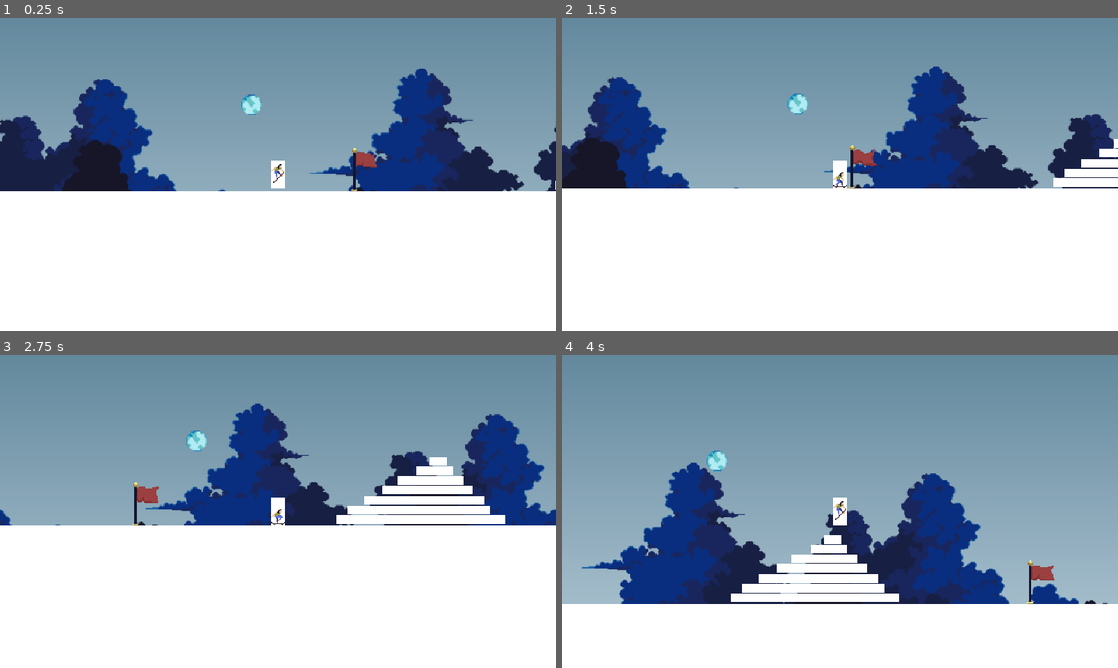
Above: before the commit, frames 1-4 (two rows, left to right).
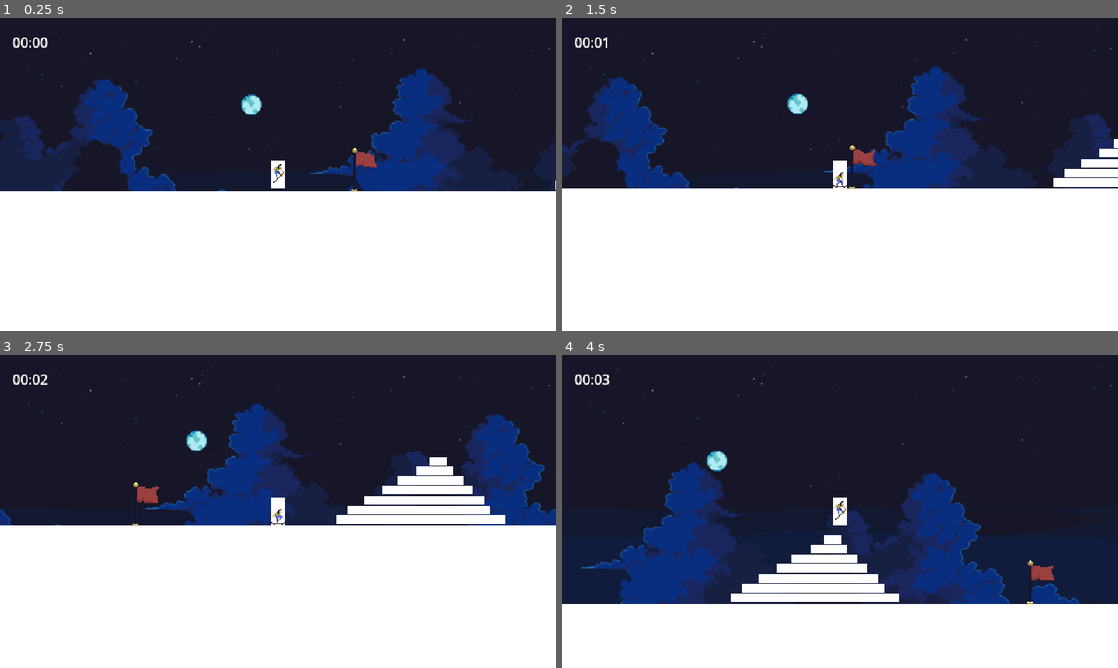
Above: after the commit, the same moments.

Repository: Minipeps/SpeedJam-8
Game: Godot game, scene res://2D/TestPlayerLevel.tscn
Two runs of this game, one before a commit and one after it. Both use one fixed random seed, a clock stepped at 60 frames per second and the inputs below. This scene is started directly instead of the project's main scene.
Inputs (mouse positions are in pixels of both pictures, inside the frame that each line leads up to):
- Up to frame 1 (0.25 s): no input
- Up to frame 2 (1.5 s): tap Enter (ui_accept) at 0.5, 0.77 s; move the mouse to (962, 158) at 0.52 s; hold Right (player_move_right) 0.53-1.28 s; tap C (display_end_screen_lose) at 0.6 s; move the mouse to (728, 190) at 1.27 s; hold Down (player_move_down) from 1.28 s (still down); tap X (display_end_screen_win) at 1.35 s
- Up to frame 3 (2.75 s): tap Enter (ui_accept) at 1.52 s; move the mouse to (333, 442) at 2.02 s; release Down (player_move_down) at 2.03 s; hold Right (player_move_right) from 2.03 s (still down); tap C (display_end_screen_lose) at 2.1 s
- Up to frame 4 (4 s): move the mouse to (812, 574) at 2.77 s; release Right (player_move_right) at 2.78 s; hold Up (player_move_up) 2.78-3.53 s; tap X (display_end_screen_win) at 2.85 s; tap Enter (ui_accept) at 3.02, 3.77 s; move the mouse to (1006, 558) at 3.52 s; hold Left (player_move_left) from 3.53 s (still down); tap C (display_end_screen_lose) at 3.6 s

The runs differ from the first frame. In frame 1, 42% of the frame differs, in the area x 0-100%, y 0-56%; in frame 2, 41%; in frame 3, 41%; in frame 4, 61%, in the area x 0-100%, y 0-80%.

Commit message:
Checkpoint & Timer

Diff:
--- a/2D/Level.gd
+++ b/2D/Level.gd
@@ -4,7 +4,7 @@
 
 # Called when the node enters the scene tree for the first time.
 func _ready() -> void:
-	pass # Replace with function body.
+	$CanvasLayer/Timer.restart_timer()
 
 # Called every frame. 'delta' is the elapsed time since the previous frame.
 func _process(delta: float) -> void:
@@ -22,3 +22,4 @@
 	if LAST_CHECKPOINT != null:
 		$Player2d.position = LAST_CHECKPOINT.position
 		$Player2d.reset_player()
+		LAST_CHECKPOINT = null
--- a/2D/TestPlayerLevel.tscn
+++ b/2D/TestPlayerLevel.tscn
@@ -1,9 +1,10 @@
-[gd_scene load_steps=8 format=3 uid="uid://bdvcv3bw5ysdy"]
+[gd_scene load_steps=9 format=3 uid="uid://bdvcv3bw5ysdy"]
 
 [ext_resource type="PackedScene" uid="uid://hhg3splfg7rx" path="res://Parallax/Parallax.tscn" id="1_6kcr6"]
 [ext_resource type="Script" path="res://2D/Level.gd" id="1_q10ro"]
 [ext_resource type="PackedScene" uid="uid://c7cx7wyya1ssx" path="res://2D/Player/Player2D.tscn" id="2_h8e3e"]
 [ext_resource type="PackedScene" uid="uid://b7qnyrfh2v8ve" path="res://Checkpoint/checkpoint.tscn" id="2_hkyd4"]
+[ext_resource type="PackedScene" uid="uid://d1dl5o2l103yq" path="res://Timer/Timer.tscn" id="5_6qi12"]
 
 [sub_resource type="RectangleShape2D" id="RectangleShape2D_qc0ds"]
 size = Vector2(640, 200)
@@ -99,3 +100,7 @@
 
 [node name="Checkpoint_2" parent="Checkpoints" instance=ExtResource("2_hkyd4")]
 position = Vector2(979, 175)
+
+[node name="CanvasLayer" type="CanvasLayer" parent="."]
+
+[node name="Timer" parent="CanvasLayer" instance=ExtResource("5_6qi12")]
--- a/Parallax/Parallax.tscn
+++ b/Parallax/Parallax.tscn
@@ -1,7 +1,7 @@
 [gd_scene load_steps=5 format=3 uid="uid://hhg3splfg7rx"]
 
-[ext_resource type="Texture2D" uid="uid://c4674w0up0gts" path="res://Sprites/Parallax/sky.png" id="1_68ogj"]
 [ext_resource type="Texture2D" uid="uid://nj88m1lrjc0h" path="res://Sprites/Parallax/parallax_2.png" id="1_sifxs"]
+[ext_resource type="Texture2D" uid="uid://7084gwbwnmsx" path="res://Sprites/Parallax/parallax_1.png" id="2_grs37"]
 [ext_resource type="Texture2D" uid="uid://ca4j4j6ts8lqg" path="res://Sprites/Parallax/parallax_3.png" id="3_wjtfg"]
 [ext_resource type="Texture2D" uid="uid://dos0sw5ii264p" path="res://Sprites/Parallax/parallax_4.png" id="4_kxutt"]
 
@@ -14,7 +14,7 @@
 [node name="Sprite2D" type="Sprite2D" parent="Parallax2D-1"]
 position = Vector2(320, 180)
 scale = Vector2(1.11111, 1.11111)
-texture = ExtResource("1_68ogj")
+texture = ExtResource("2_grs37")
 
 [node name="Parallax2D-2" type="Parallax2D" parent="."]
 scroll_scale = Vector2(0.25, 0.25)
--- a/Timer/Timer.tscn
+++ b/Timer/Timer.tscn
@@ -2,7 +2,9 @@
 
 [ext_resource type="Script" path="res://Timer/timer.gd" id="1_8j3da"]
 
-[node name="Timer" type="Node2D"]
+[node name="Timer" type="Control"]
+layout_mode = 3
+anchors_preset = 0
 script = ExtResource("1_8j3da")
 
 [node name="Label" type="Label" parent="."]
--- a/Timer/timer.gd
+++ b/Timer/timer.gd
@@ -1,4 +1,4 @@
-extends Node2D
+extends Control
 
 var TIME_ELAPSED : float = 0.0
 var UPDATE_TIMER : bool
@@ -21,6 +21,10 @@
 	TIME_ELAPSED = 0.0
 	UPDATE_TIMER = false
 
+func restart_timer():
+	stop_and_reset_timer()
+	start_timer()
+
 func update_timer_label(time_elapsed):
 	var seconds : int = fmod(time_elapsed,60.0)
 	var minutes : int = time_elapsed / 60.0
